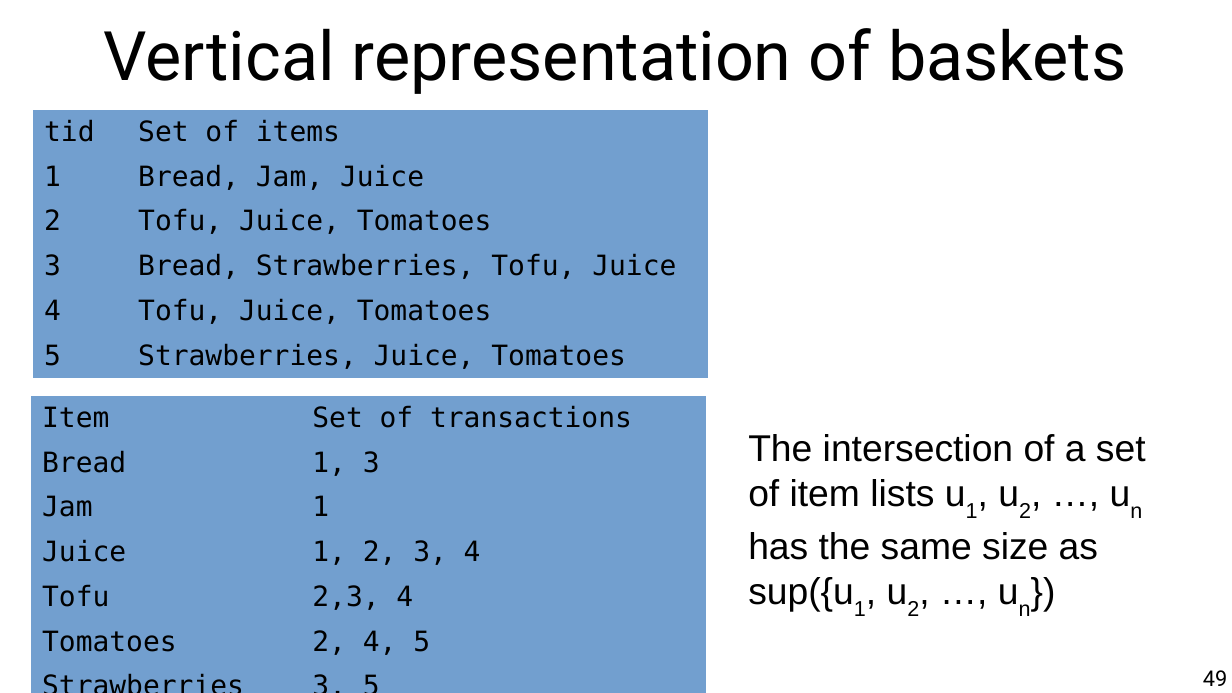
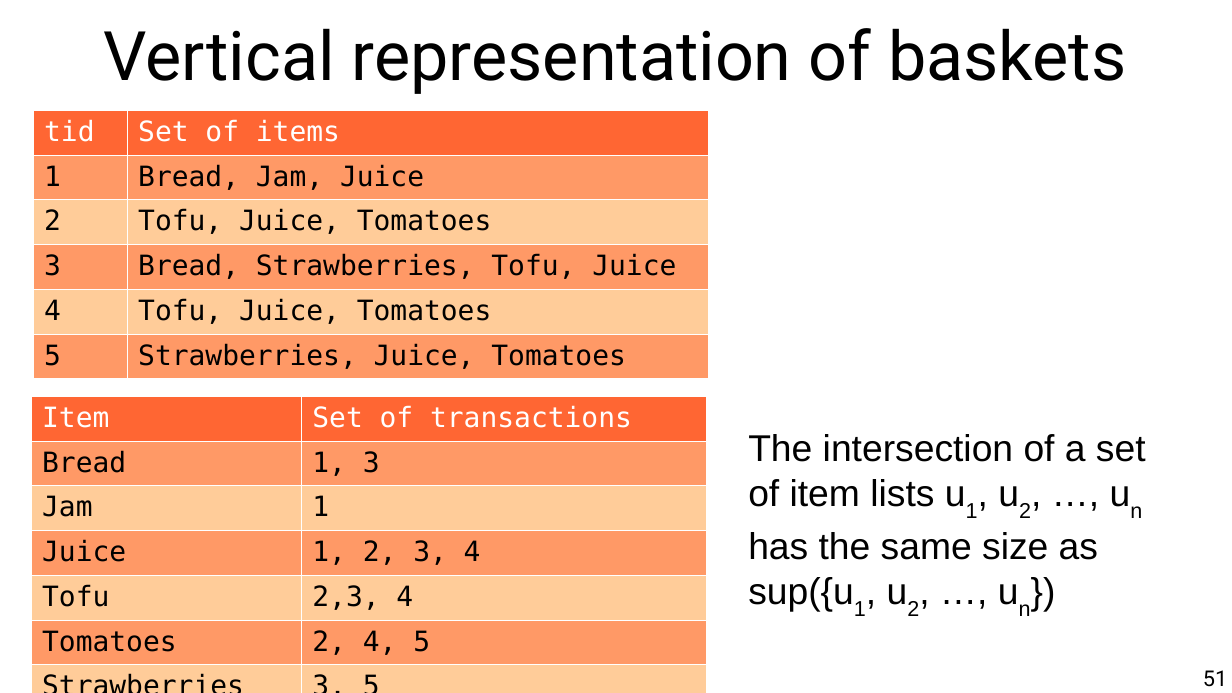
Before and after one commit to marco-calautti/data-mining-course, a slide deck: slide 51 of theory/tt06_association_rule_mining.odp (slide 49 before the commit). Drawn at 1232x693 pixels with LibreOffice and Linux fonts; fonts in the diff are those of the drawing. Boxes give left, top, right and bottom in pixels: in the first picture for what was removed or moved away, otherwise in the second. Text is boxed around its words. In the diff, an @@ line names an element or a change of style, - is before the commit and + after.

```diff
--- a/theory/tt06_association_rule_mining.odp
+++ b/theory/tt06_association_rule_mining.odp
@@ table at [34, 110, 709, 373] @@
@@ fill #729FCF to #FF6633 in row 1 @@
@@ fill #729FCF to #FF9966 in 6 cells @@
@@ fill #729FCF to #FFCC99 in 4 cells @@
@@ text colour #000000 to #FFFFFF in "tid", "Set of items" @@
@@ borders changed @@
@@ table at [31, 396, 707, 672] @@
@@ fill #729FCF to #FF6633 in row 1 @@
@@ fill #729FCF to #FF9966 in 6 cells @@
@@ fill #729FCF to #FFCC99 in 6 cells @@
@@ text colour #000000 to #FFFFFF in "Item", "Set of transactions" @@
@@ borders changed @@
@@ page number at [1203, 670, 1227, 687]: text changed @@
-49
+51
```
Also in this commit, not shown: 6 other slides changed, 2 slides added.
